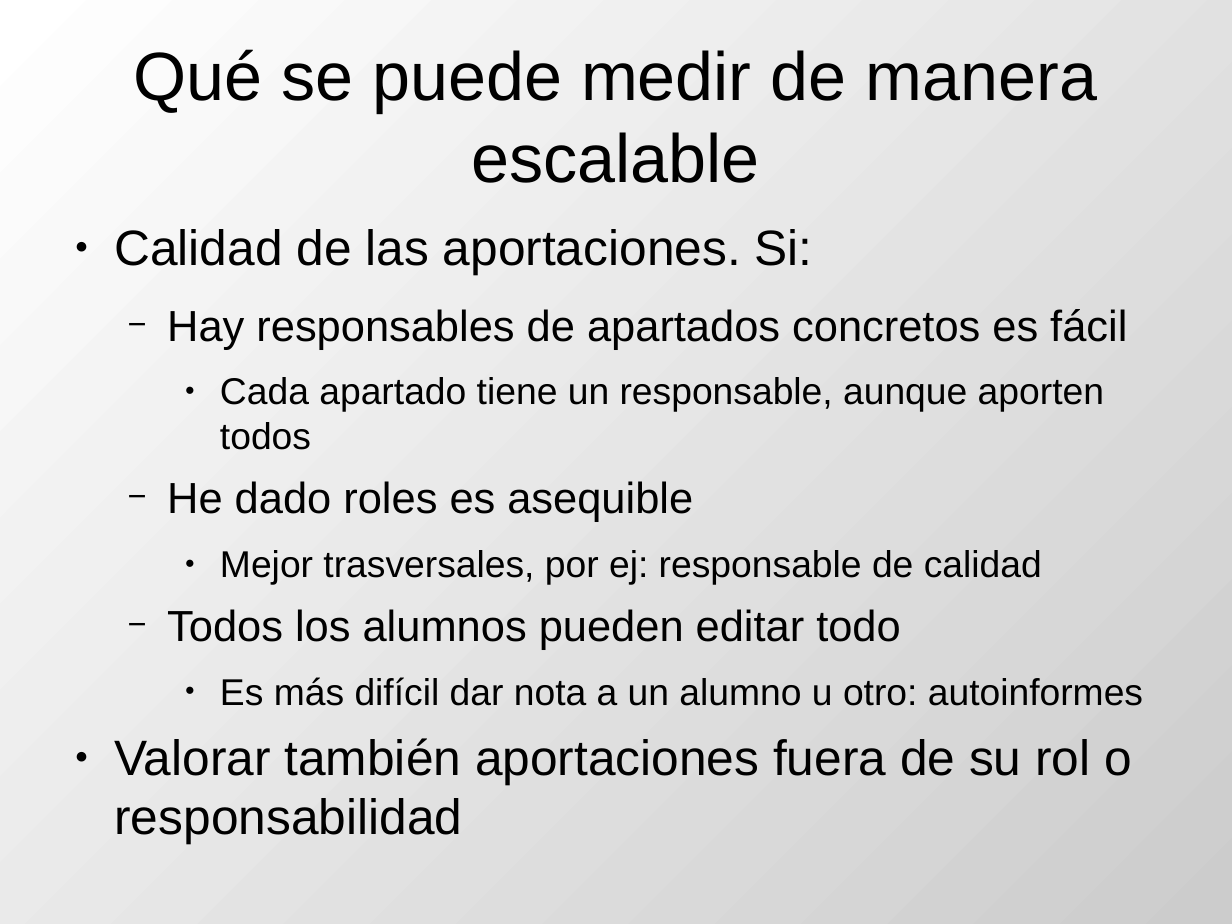
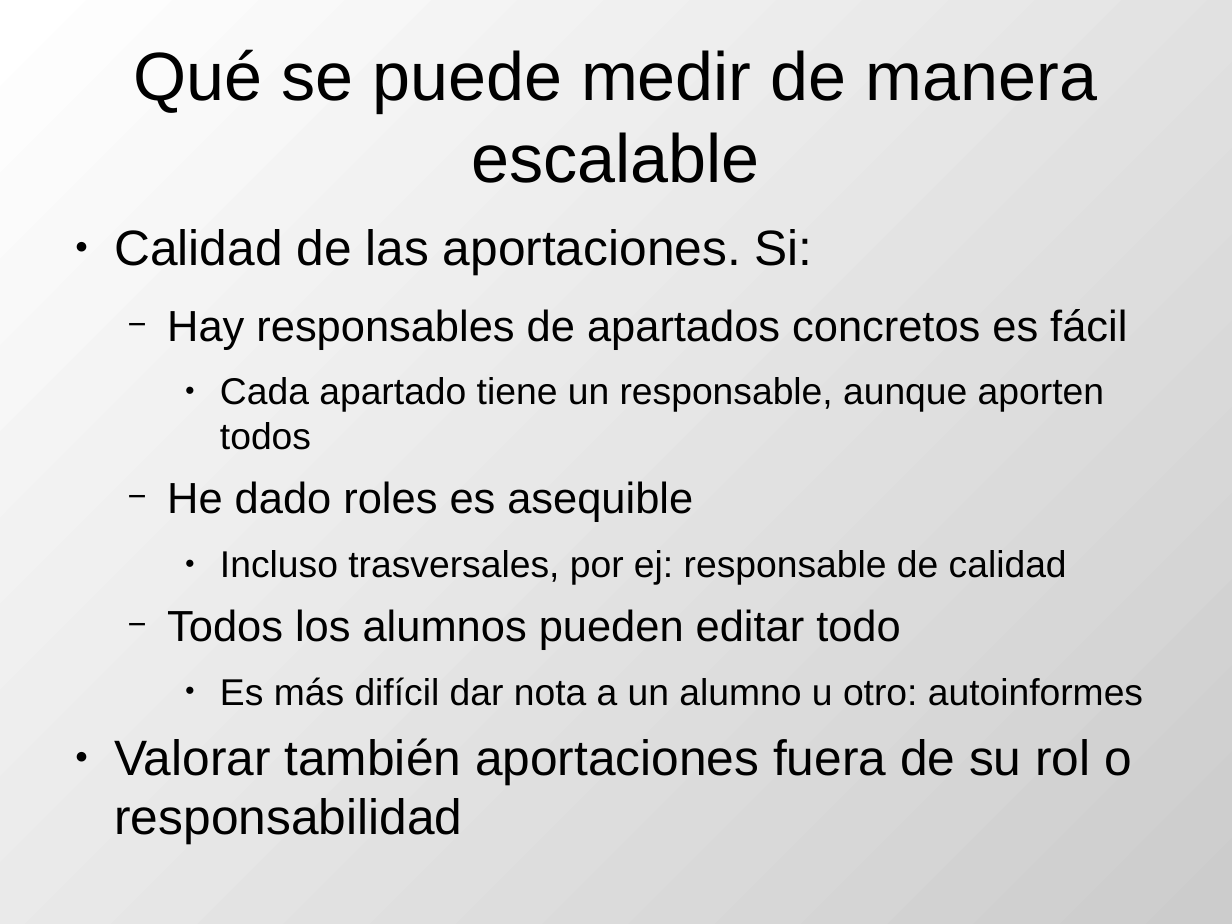
Before and after one commit to DrPantera/wikis4education, a slide deck: slide 13 of uca-2013_07/tema-5-EvaluacionWikis.odp (slide 10 before the commit). Drawn at 1232x924 pixels with LibreOffice and Linux fonts; fonts in the diff are those of the drawing. Boxes give left, top, right and bottom in pixels: in the first picture for what was removed or moved away, otherwise in the second. Text is boxed around its words. In the diff, an @@ line names an element or a change of style, - is before the commit and + after.

```diff
--- a/uca-2013_07/tema-5-EvaluacionWikis.odp
+++ b/uca-2013_07/tema-5-EvaluacionWikis.odp
@@ text at [220, 550, 1067, 585]: text changed @@
-    ● Mejor trasversales, por ej: responsable de calidad
+    ● Incluso trasversales, por ej: responsable de calidad
```
Also in this commit, not shown: 6 other slides changed, 3 slides added, 1 other file.
